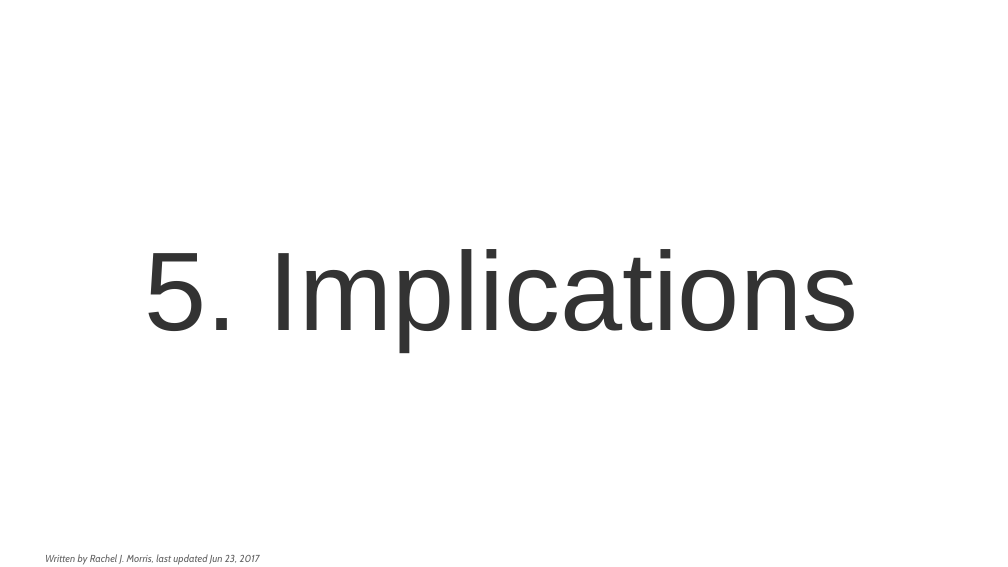
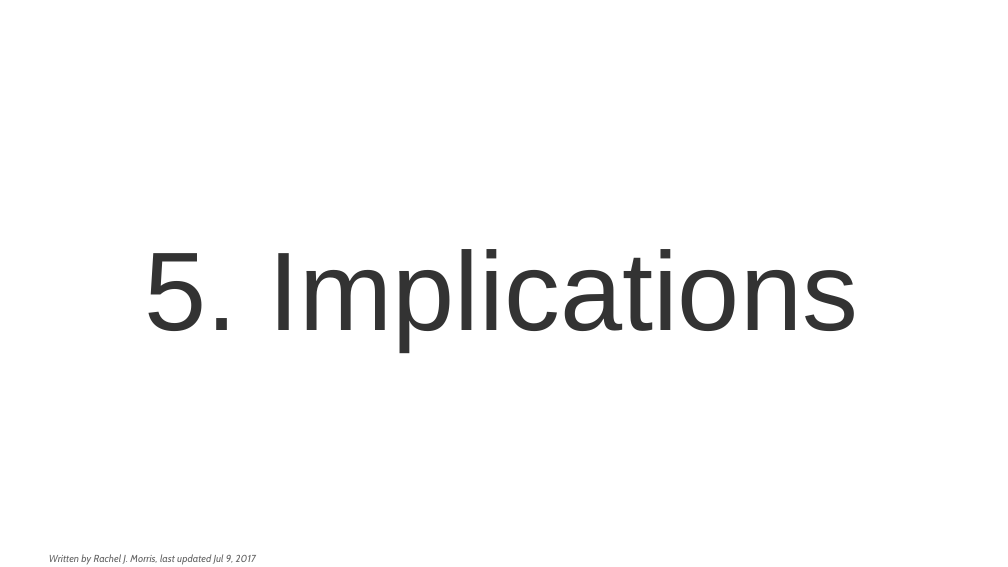
Before and after one commit to nguyenchithien/CS210-Discrete-Structures, a slide deck: slide 1 of Lectures/5_Implications.odp. Drawn at 1008x567 pixels with LibreOffice and Linux fonts; fonts in the diff are those of the drawing; background and template pictures are left out. Boxes give left, top, right and bottom in pixels: in the first picture for what was removed or moved away, otherwise in the second. Text is boxed around its words. In the diff, an @@ line names an element or a change of style, - is before the commit and + after.

```diff
--- a/Lectures/5_Implications.odp
+++ b/Lectures/5_Implications.odp
@@ text at bbox=[49, 554, 256, 565]: text changed @@
-Written by Rachel J. Morris, last updated Jun 23, 2017
+Written by Rachel J. Morris, last updated Jul 9, 2017
```
Also in this commit, not shown: 1 other slide changed, 38 slides added, 3 slides removed, 3 other files.
